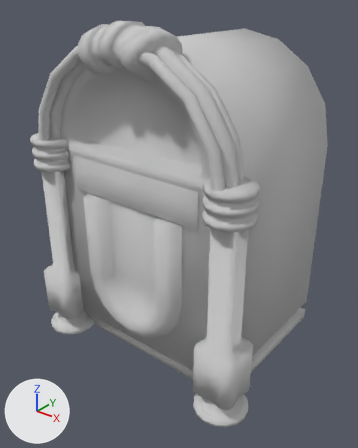
The FBX model Assets/Meshs/Stage2/Stage2_Object_jukebox.FBX, before and after one commit.
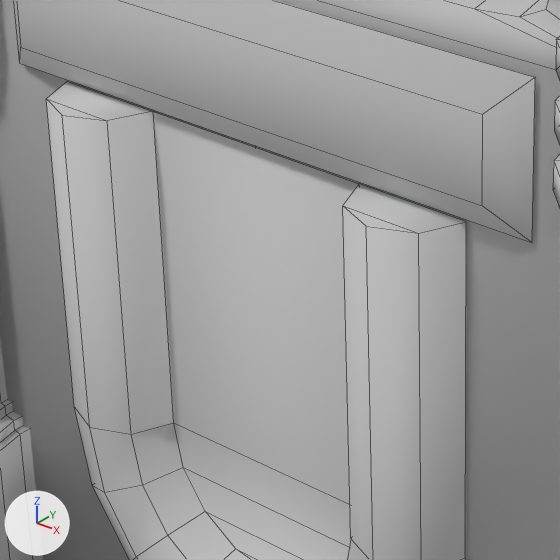
Each version is shown whole from a 50 mm lens placed at (1.72, -2.19, 2.12), pointed at (0.03, -0.08, 0.81), then close up on the part from 20% to 57% of the width and 39% to 68% of the height. Arrows for +X, +Y and +Z are at lower left; the lights stay in place. The close-ups show mesh edges as thin lines. Where no turn or scale is listed for an object, it has been applied to the vertices.
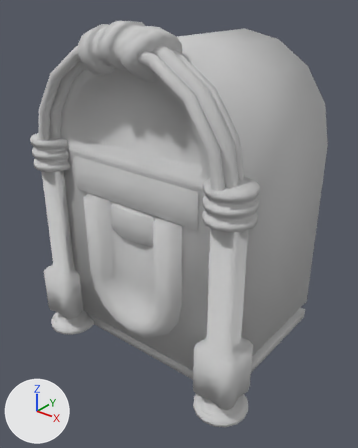
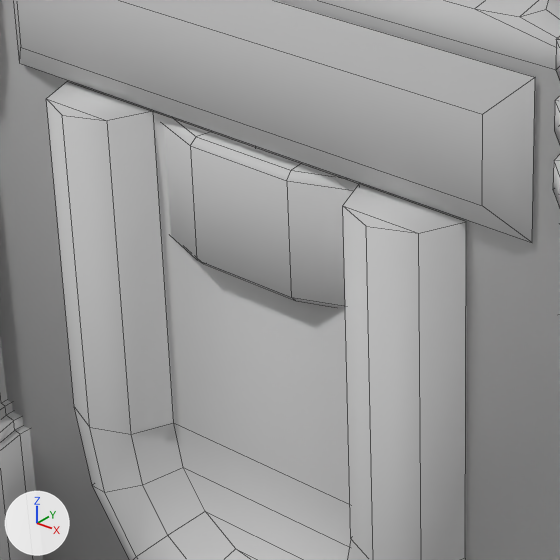
Commit message: Stage2 fix

The change, as a diff of the scene's bpy script:
```diff
--- a/Assets/Meshs/Stage2/Stage2_Object_jukebox.FBX.py
+++ b/Assets/Meshs/Stage2/Stage2_Object_jukebox.FBX.py
@@ me_mesh @@
 # used by ob_object013; location = (0.0, 0.0, 0.0)
-me_mesh.from_pydata(...)  # 1360 vertices, 1436 faces; spans x -0.77..0.77, y -0.6..0.6, z 0.0..1.96
+me_mesh.from_pydata(...)  # 1434 vertices, 1526 faces; spans x -0.77..0.77, y -0.6..0.6, z 0.0..1.96
+# me_mesh part 1: a new loose piece of 74 vertices spanning x -0.48..0.48, y -0.48..0.48, z 0.84..1.03, in mat_material__870 (its picture is missing)
 me_mesh.materials.append(mat_material__870)
```

What differs and where, as boxes [x1, y1, x2, y2] in the close-ups (560 x 560 px):
part 1 of me_mesh, added: after [164, 118, 348, 307]
